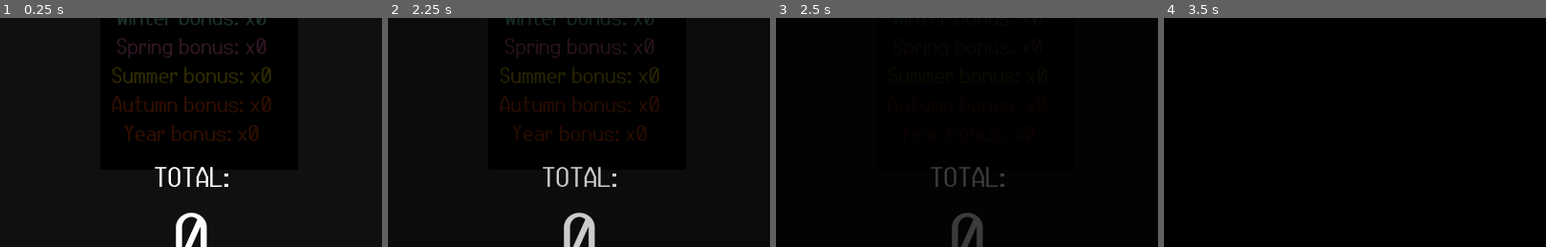
Above: before the commit, frames 1-4 (left to right).
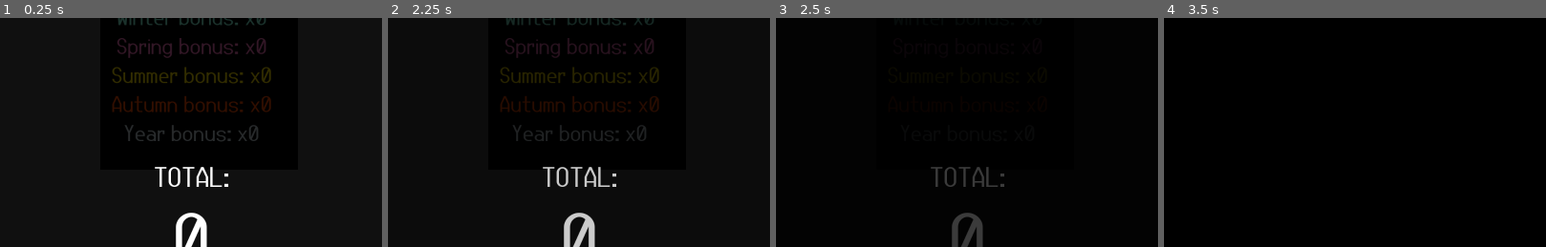
Above: after the commit, the same moments.

Repository: markeryjane/seeker
Game: Godot game, scene res://scenes/game_over_screen.tscn
Same seed, same stepped clock (60 frames per second), same inputs: the game is played once before the commit and once after it. This scene is started directly instead of the project's main scene.
Inputs:
- Up to frame 1 (0.25 s): no input
- Up to frame 2 (2.25 s): tap Enter (ui_accept) at 0.5, 0.6, 0.77, 1.07, 1.25, 1.52, 1.55, 1.82 s; hold Right (ui_right) 0.53-1.28 s; hold Down (ui_down) 1.28-2.03 s; tap Z (discard) at 1.35 s; tap Space at 2 s; hold Right (ui_right) from 2.03 s (still down); tap X (play_hand) at 2.1 s
- Up to frame 3 (2.5 s): keep holding Right (ui_right); tap Enter (ui_accept) at 2.3 s
- Up to frame 4 (3.5 s): tap Space at 2.75 s; release Right (ui_right) at 2.78 s; hold Up (ui_up) from 2.78 s (still down); tap Enter (ui_accept) at 2.85, 3.02, 3.32 s
The pictures show only the part of the screen within x 25-75%, y 35-85%; the shares and areas given below are measured in that part.

The runs differ from the first frame. In frame 1, 0.6% of the frame differs, in the area x 32-68%, y 46-54%; in frame 2, 0.5%; in frame 3, less than 0.1%; in frame 4, nothing differs.

Commit message:
new invalid hand sfx, change year bonus color

Diff:
--- a/scenes/game_over_screen.tscn
+++ b/scenes/game_over_screen.tscn
@@ -65,7 +65,7 @@
 [node name="YearBonusText" type="Label" parent="CenterContainer/VBoxContainer"]
 unique_name_in_owner = true
 layout_mode = 2
-theme_override_colors/font_color = Color(1, 0.298039, 0, 1)
+theme_override_colors/font_color = Color(0.803037, 0.850333, 0.875428, 1)
 theme_override_font_sizes/font_size = 60
 text = "Year bonus: x0"
 horizontal_alignment = 1
--- a/scenes/main_scene.tscn
+++ b/scenes/main_scene.tscn
@@ -5,7 +5,7 @@
 [ext_resource type="AudioStream" uid="uid://bedocjv42ihou" path="res://sfx/new_cursor_sfx.wav" id="3_xer0e"]
 [ext_resource type="AudioStream" uid="uid://cvkywsnguri0r" path="res://sfx/tluk_sfx.wav" id="5_hopdu"]
 [ext_resource type="AudioStream" uid="uid://hpvjmxx57t2t" path="res://sfx/pon_sfx.wav" id="5_otrbl"]
-[ext_resource type="AudioStream" uid="uid://32aail1it6k3" path="res://sfx/glik_sfx.wav" id="6_qeps2"]
+[ext_resource type="AudioStream" uid="uid://c457nuyleoj4" path="res://sfx/new_invalid_hand_sfx.wav" id="6_0aq2l"]
 [ext_resource type="AudioStream" uid="uid://db3iatr6u232" path="res://sfx/pluck_sfx.wav" id="7_gep5o"]
 [ext_resource type="AudioStream" uid="uid://dx8t1qyji507p" path="res://sfx/squeak_sfx.wav" id="8_6y13g"]
 [ext_resource type="AudioStream" uid="uid://bdip6uleqr1sl" path="res://sfx/pop_sfx.wav" id="9_ns06p"]
@@ -200,8 +200,7 @@
 
 [node name="InvalidHandSfx" type="AudioStreamPlayer" parent="."]
 unique_name_in_owner = true
-stream = ExtResource("6_qeps2")
-pitch_scale = 0.1
+stream = ExtResource("6_0aq2l")
 
 [node name="PlayHandSfx" type="AudioStreamPlayer" parent="."]
 unique_name_in_owner = true
Not shown, added: sfx/new_invalid_hand_sfx.wav.import
Not shown, changed: .DS_Store
Not shown, changed: sfx/.DS_Store
Not shown, added: sfx/bleep_sfx.wav.asd
Not shown, added: sfx/bump_sfx.wav.asd
Not shown, added: sfx/glik_sfx.wav.asd
Not shown, added: sfx/new_invalid_hand_sfx.wav
Not shown, added: sfx/urk_sfx.wav.asd
